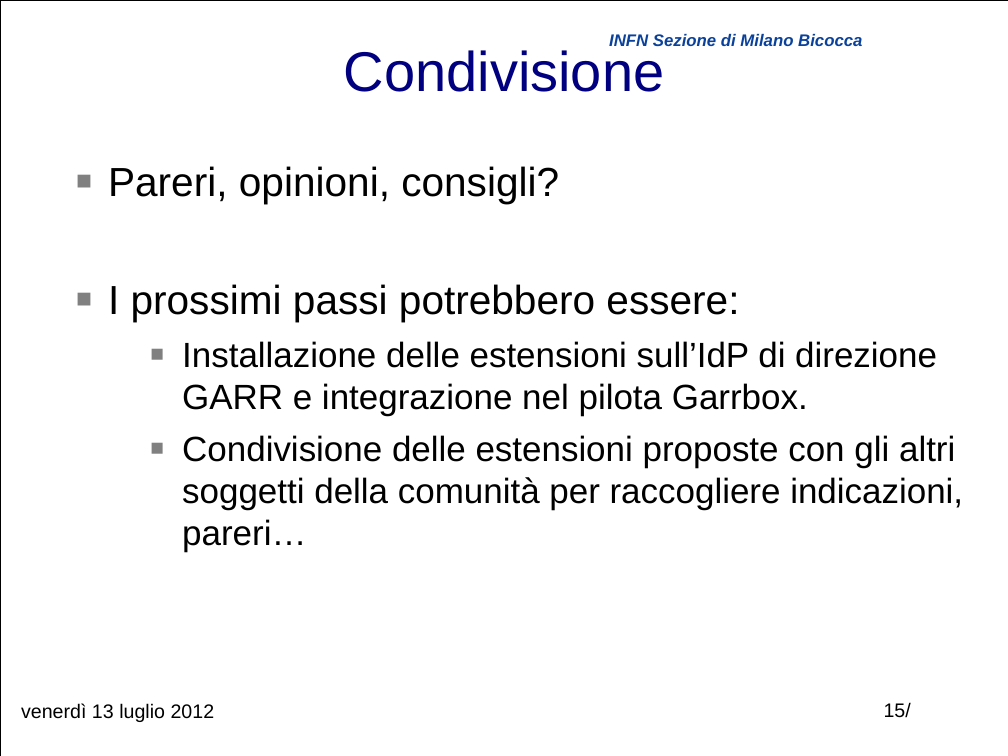
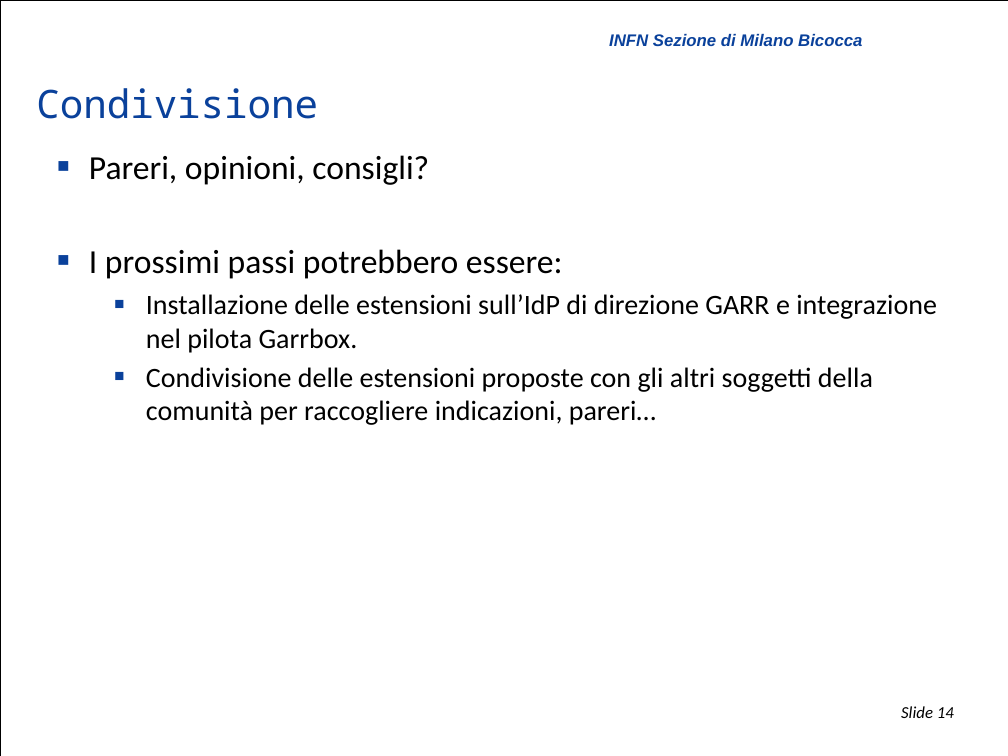
Before and after one commit to biancini/Shibboleth-Authentication, a slide deck: slide 14 of ShibbolethExtensions.pptx (slide 15 before the commit). Drawn at 1008x756 pixels with LibreOffice and Linux fonts; fonts in the diff are those of the drawing; background and template pictures are left out. Boxes give left, top, right and bottom in pixels: in the first picture for what was removed or moved away, otherwise in the second. Text is boxed around its words. In the diff, an @@ line names an element or a change of style, - is before the commit and + after.

```diff
--- a/ShibbolethExtensions.pptx
+++ b/ShibbolethExtensions.pptx
@@ title "Condivisione" moved from (x1=344, y1=50, x2=664, y2=92) to (x1=36, y1=88, x2=318, y2=119) @@
@@ title "Condivisione" at (x1=36, y1=88, x2=318, y2=119): size 40 to 28 pt, font Arial to Noto Sans Mono, text colour #000080 to #0A419B; alignment centre to left; line spacing 1 to 0.9 @@
@@ text "Pareri, opinioni, consigli?" moved from (x1=108, y1=166, x2=963, y2=552) to (x1=89, y1=155, x2=937, y2=425) @@
@@ text "Pareri, opinioni, consigli?" at (x1=89, y1=155, x2=937, y2=425): size 29 to 24 pt in "Pareri, opinioni, consigli?", "I prossimi passi potrebbero essere:"; font Arial to Calibri; size 25 to 20 pt in "Installazione delle estensioni sull’IdP di direzione GARR ...", "Condivisione delle estensioni proposte con gli altri ..."; list level 1 to 2 in "Pareri, opinioni, consigli?"; bullet colour #808080 to #0A419B; list level 1 to 2 in "I prossimi passi potrebbero essere:"; indent changed; less space between paragraphs @@
@@ text removed at (x1=21, y1=703, x2=215, y2=722) @@
-venerdì 13 luglio 2012
@@ page number removed at (x1=884, y1=702, x2=911, y2=718) @@
-15/
@@ page number added at (x1=901, y1=706, x2=954, y2=718), 12 pt, text #000000, italic @@
+Slide 14
```
Also in this commit, not shown: 12 other slides changed, 1 slide removed, 1 other file.
